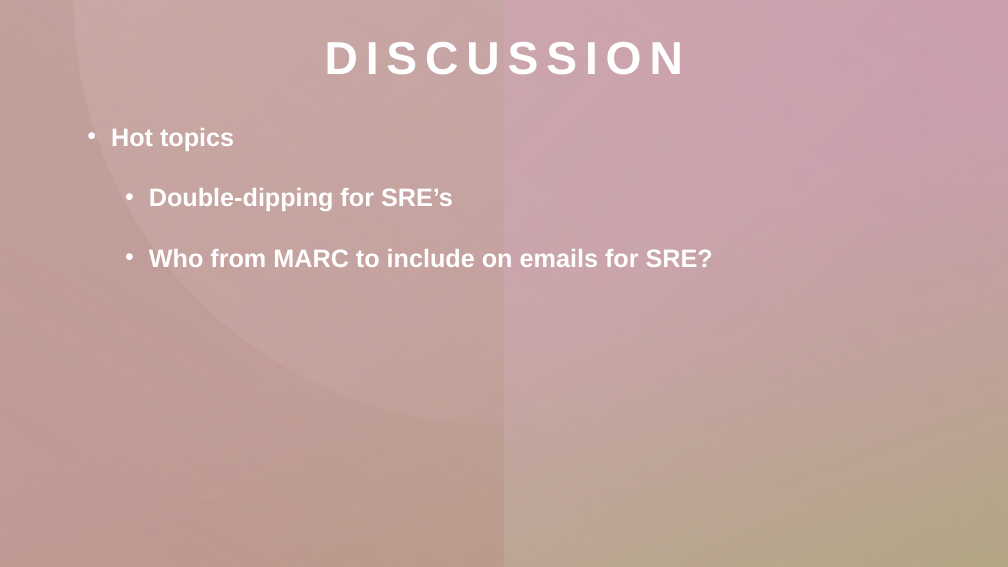
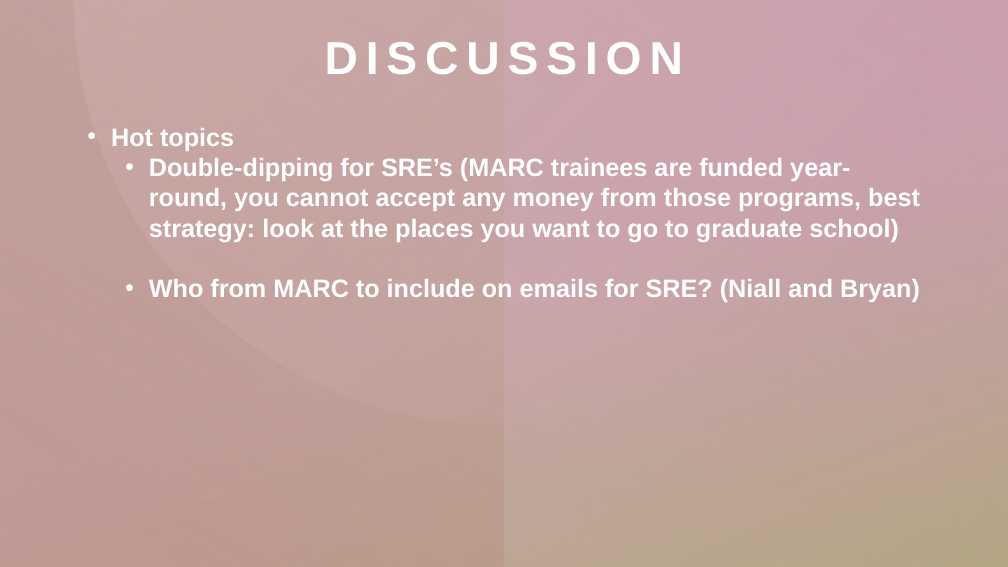
Before and after one commit to madmolecularman/MARC_Fall_2020, a slide deck: slide 6 of resources/gradschool/grad_school_session.pptx. Drawn at 1008x567 pixels with LibreOffice and Linux fonts; fonts in the diff are those of the drawing. Boxes give left, top, right and bottom in pixels: in the first picture for what was removed or moved away, otherwise in the second. Text is boxed around its words. In the diff, an @@ line names an element or a change of style, - is before the commit and + after.

```diff
--- a/resources/gradschool/grad_school_session.pptx
+++ b/resources/gradschool/grad_school_session.pptx
@@ text at [149, 158, 920, 302]: text changed @@
-  • Double-dipping for SRE’s
-  • Who from MARC to include on emails for SRE?
+  • Double-dipping for SRE’s (MARC trainees are funded year-round, you cannot accept any money from those programs, best strategy: look at the places you want to go to graduate school)
+  • Who from MARC to include on emails for SRE? (Niall and Bryan)
```
Also in this commit, not shown: 7 other slides changed, 1 slide added.
